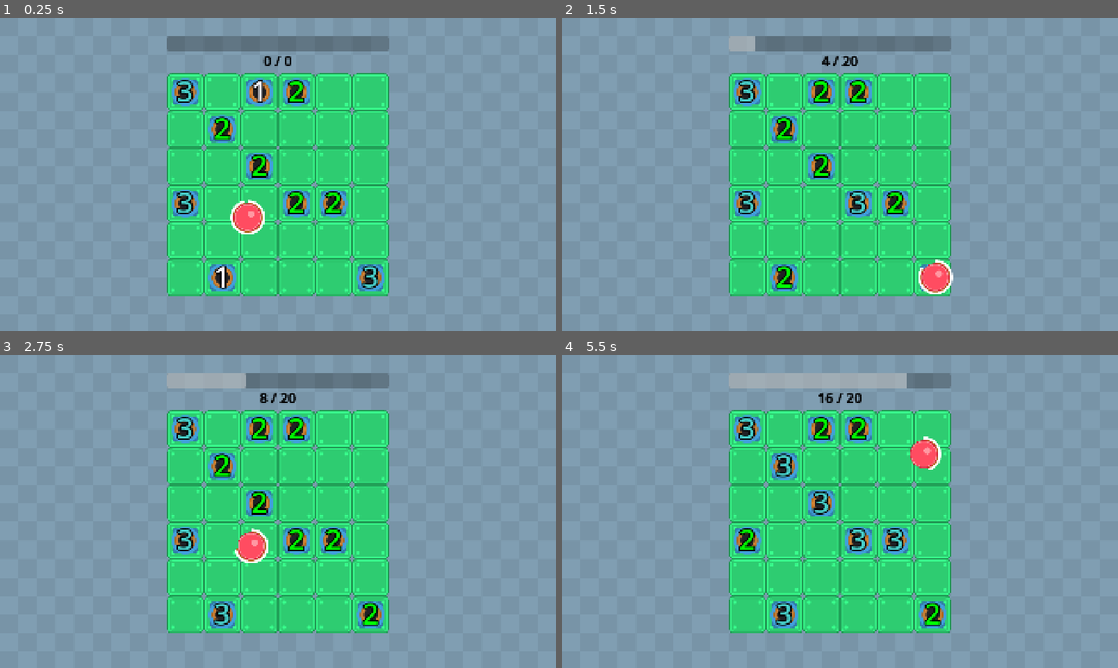
Above: before the commit, frames 1-4 (two rows, left to right).
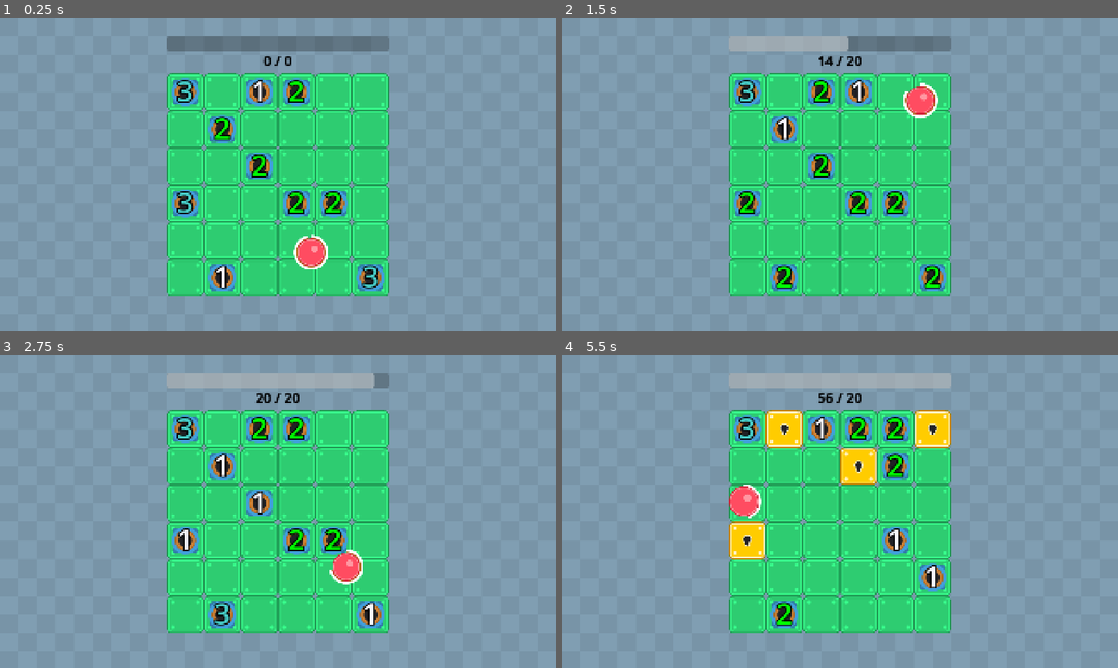
Above: after the commit, the same moments.

Repository: wanamelon/prototype_monorepo
Game: Godot game, scene res://source/bounce_main.tscn
Two runs of this game, one before a commit and one after it. Both use one fixed random seed, a clock stepped at 60 frames per second and the inputs below.
Inputs:
- Up to frame 1 (0.25 s): no input
- Up to frame 2 (1.5 s): no input
- Up to frame 3 (2.75 s): no input
- Up to frame 4 (5.5 s): no input

The runs differ from the first frame. In frame 1, 1.1% of the frame differs, in the area x 41-59%, y 58-81%; in frame 2, 2.7%; in frame 3, 3.0%; in frame 4, 7.7%, in the area x 30-70%, y 5-88%.

Commit message:
Stop bug with spawning collision item on player ball

Diff:
--- a/roller/source/bounce_pillar.gd
+++ b/roller/source/bounce_pillar.gd
@@ -5,6 +5,15 @@
 func _ready():
 	$Hitbox.body_entered.connect(self._on_body_entered)
 
+func can_place(global_pos: Vector2, world_2d):
+	var query = PhysicsShapeQueryParameters2D.new()
+	query.shape = $Hitbox/CollisionShape2D.shape
+	query.transform = Transform2D(0, global_pos)
+	query.collision_mask = 1
+	query.collide_with_areas = false
+	var overlaps = world_2d.direct_space_state.intersect_shape(query)
+	return overlaps.is_empty()
+
 func _on_body_entered(body):
 	if body is PlayerBall:
 		hit_points -= 1
--- a/roller/source/game_board.gd
+++ b/roller/source/game_board.gd
@@ -42,8 +42,13 @@
 	for possible_grid_cell: Vector2i in $TileMapLayer.get_used_cells():
 		if not possible_grid_cell in occupied_cells:
 			available_cells.append(possible_grid_cell)
-	if not available_cells.is_empty():
-		_spawn_item(item, available_cells.pick_random())
+	available_cells.shuffle()
+	for spawn_cell in available_cells:
+		var loc = to_global($TileMapLayer.map_to_local(spawn_cell))
+		if item.has_method("can_place") and not item.can_place(loc, get_world_2d()):
+			continue
+		_spawn_item(item, spawn_cell)
+		break
 
 func _spawn_bounce_pillar(spawn_chance: float):
 	var bounce_pillar_count: int = 0
--- a/roller/source/player_ball.gd
+++ b/roller/source/player_ball.gd
@@ -6,7 +6,7 @@
 signal spawn_bounce_pillar(chance: float)
 
 var _random := RandomNumberGenerator.new()
-var _speed: float = 400.0
+var _speed: float = 1400.0
 var _points: int = 0
 var _stamina_seconds: float = 8
 var _max_stamina := _stamina_seconds
Not shown, changed: roller/dev_notes.md
